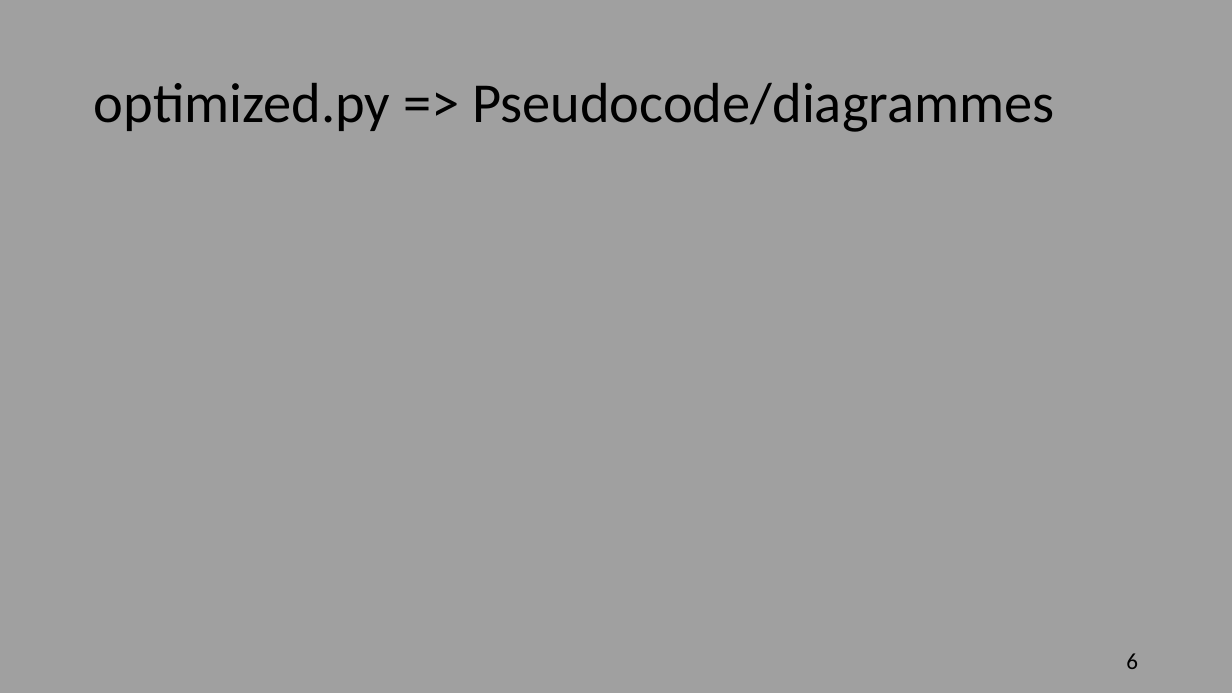
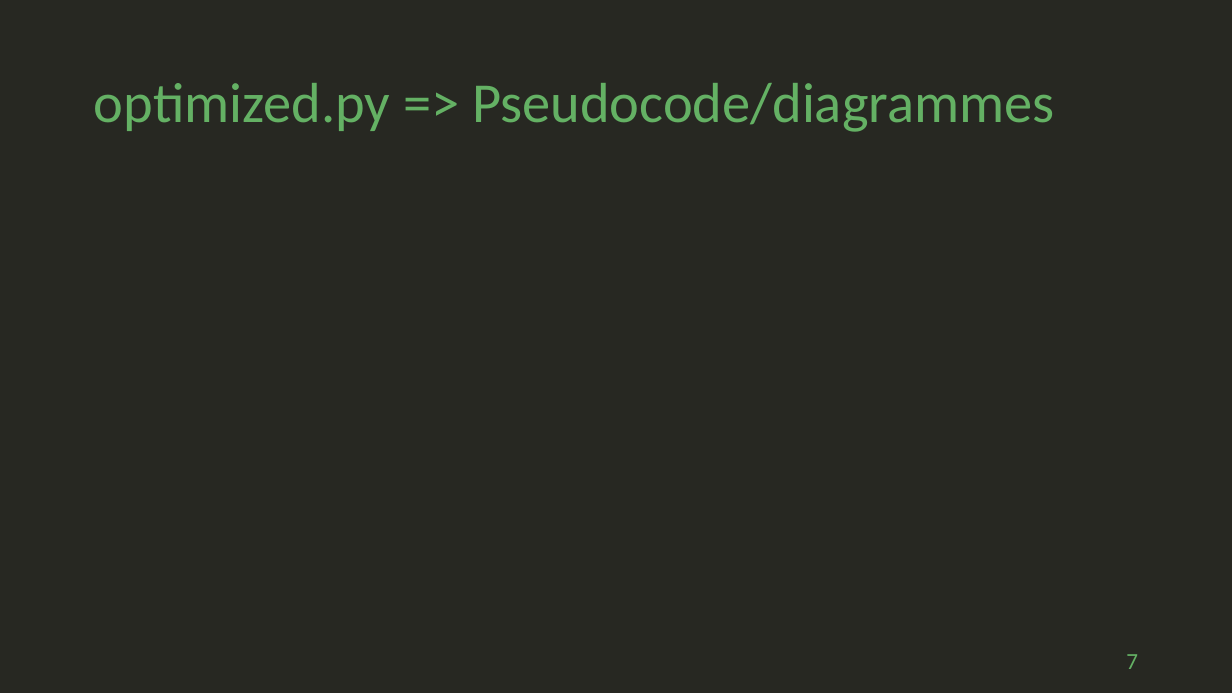
Before and after one commit to geoffrey-ll/OC_P07_Algorithmique, a slide deck: slide 7 of p07_slide.pptx (slide 6 before the commit). Drawn at 1232x693 pixels with LibreOffice and Linux fonts; fonts in the diff are those of the drawing. Boxes give left, top, right and bottom in pixels: in the first picture for what was removed or moved away, otherwise in the second. Text is boxed around its words. In the diff, an @@ line names an element or a change of style, - is before the commit and + after.

Commit message:
Slide avec le pseudoCode à jour.

```diff
--- a/p07_slide.pptx
+++ b/p07_slide.pptx
@@ background #A0A0A0 to #272822 @@
@@ title "optimized.py => Pseudocode/diagrammes" at (94, 83, 1054, 132): text colour #000000 to #64B164 @@
@@ page number at (1126, 654, 1138, 669): text changed; text colour #000000 to #64B164 @@
-6
+7
```
Also in this commit, not shown: 9 other slides changed, 1 slide added, 1 other file.
